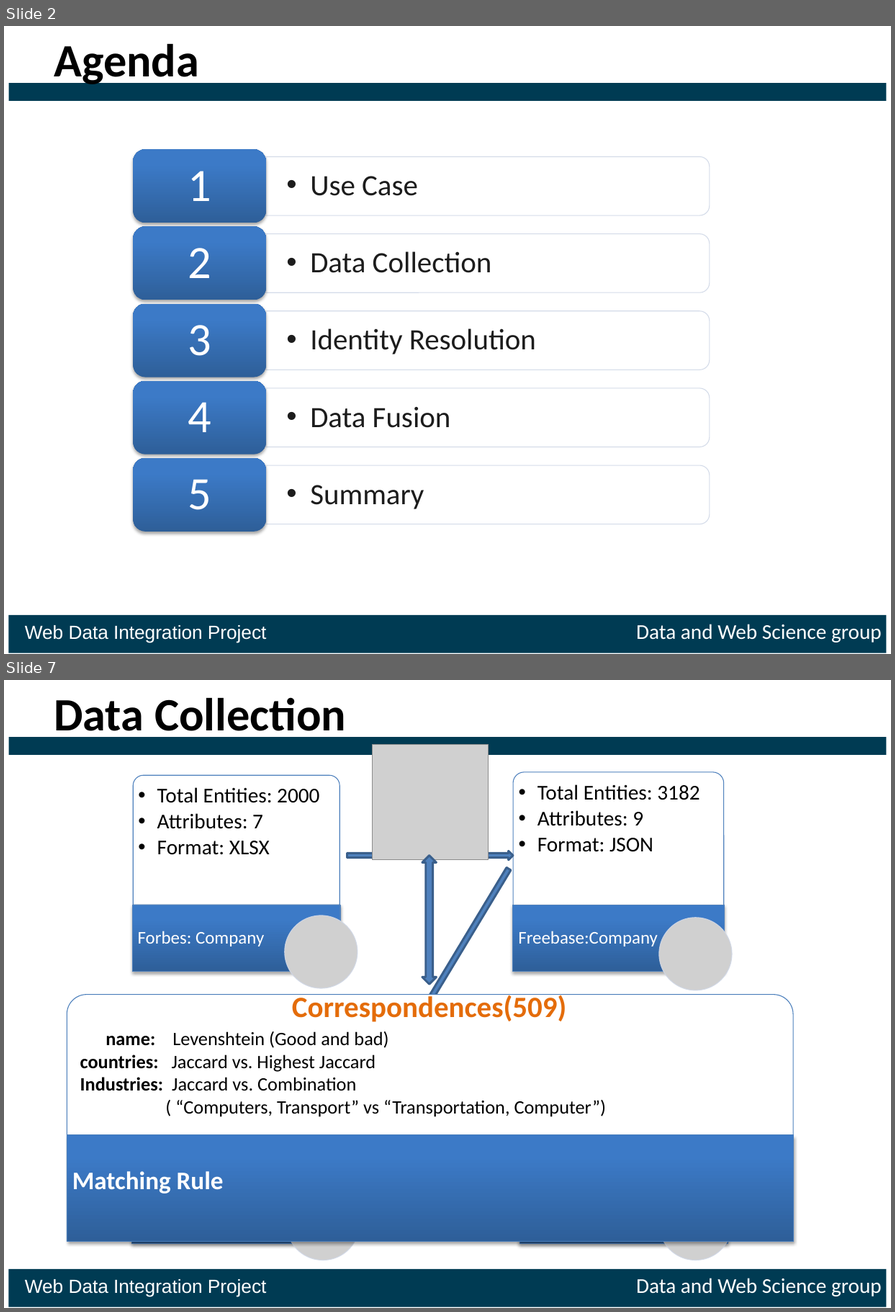
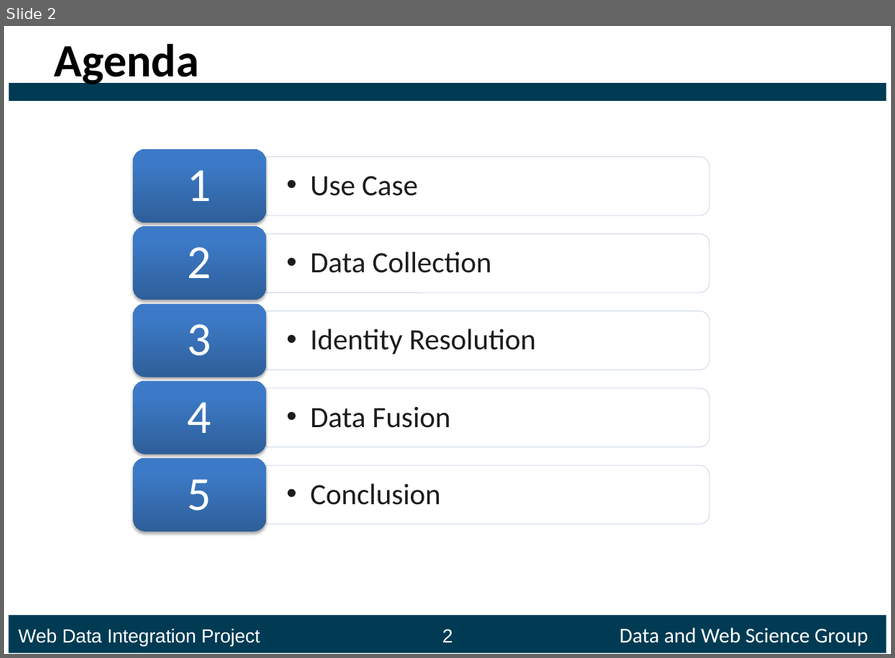
Before and after one commit to ofrendo/WebDataIntegration, a slide deck: presentation/Presentation_template.pptx. Shown one above the other, each under a label of ours: slides 2 and 7 before the commit, slide 2 after it; the slides between them are not shown. The pictures are 895x1312 and 895x658 pixels, drawn with LibreOffice and Linux fonts; fonts in the diff are those of the drawing; grey boxes stand for pictures. Boxes give left, top, right and bottom in pixels: in the first picture for what was removed or moved away, otherwise in the second. Text is boxed around its words. In the diff, an @@ line names an element or a change of style, - is before the commit and + after.

```diff
--- a/presentation/Presentation_template.pptx
+++ b/presentation/Presentation_template.pptx
@@ slide 7 removed at [4,680,891,1308], background #FFFFFF; not listed: 2 template elements that a slide beside it also shows @@
@@ title removed at [54,697,346,742] @@
-Data Collection
@@ picture removed at [372,745,488,861] @@
@@ right arrow removed at [347,851,513,860] @@
@@ right arrow removed at [346,866,514,1135] @@
@@ up down arrow removed at [422,855,437,985] @@
@@ round same rect removed at [67,994,794,1241] @@
-name: Levenshtein (Good and bad)
-countries: Jaccard vs. Highest Jaccard
-Industries: Jaccard vs. Combination
-( “Computers, Transport” vs “Transportation, Computer”)
@@ text removed at [292,993,566,1022] @@
-Correspondences(509)
@@ rectangle removed at [67,1135,794,1242] @@
@@ right arrow removed at [347,1142,513,1150] @@
@@ text removed at [72,1171,224,1193] @@
-Matching Rule
@@ group removed at [132,772,733,1260]: 6 texts, 4 round same rects, 4 rectangles, 4 pictures @@
-  •• Total Entities: 2000
-  •• Attributes: 7
-  •• Format: XLSX
-Forbes: Company
-  •• Total Entities: 3182
-  •• Attributes: 9
-  •• Format: JSON
-Freebase:Company
-  •• Total Entities: 16051
-  •• Attributes: 9
-  •• Format: CSV
-  •• Total Entities:3270
-  •• Attributes: 5
-  •• Format: CSV
@@ text removed at [25,1278,882,1297] @@
-Web Data Integration Project Data and Web Science group
@@ slide 2 changed as well @@
@@ text at [310,483,440,505]: text changed @@
-  •• Summary
+  •• Conclusion
@@ text added at [18,627,868,646], 18 pt, text #FFFFFF @@
+Web Data Integration Project 2 Data and Web Science Group
@@ text removed at [25,624,882,643] @@
-Web Data Integration Project Data and Web Science group
```
Also in this commit, not shown: 5 other slides changed, 13 slides added, 6 other slides removed.
